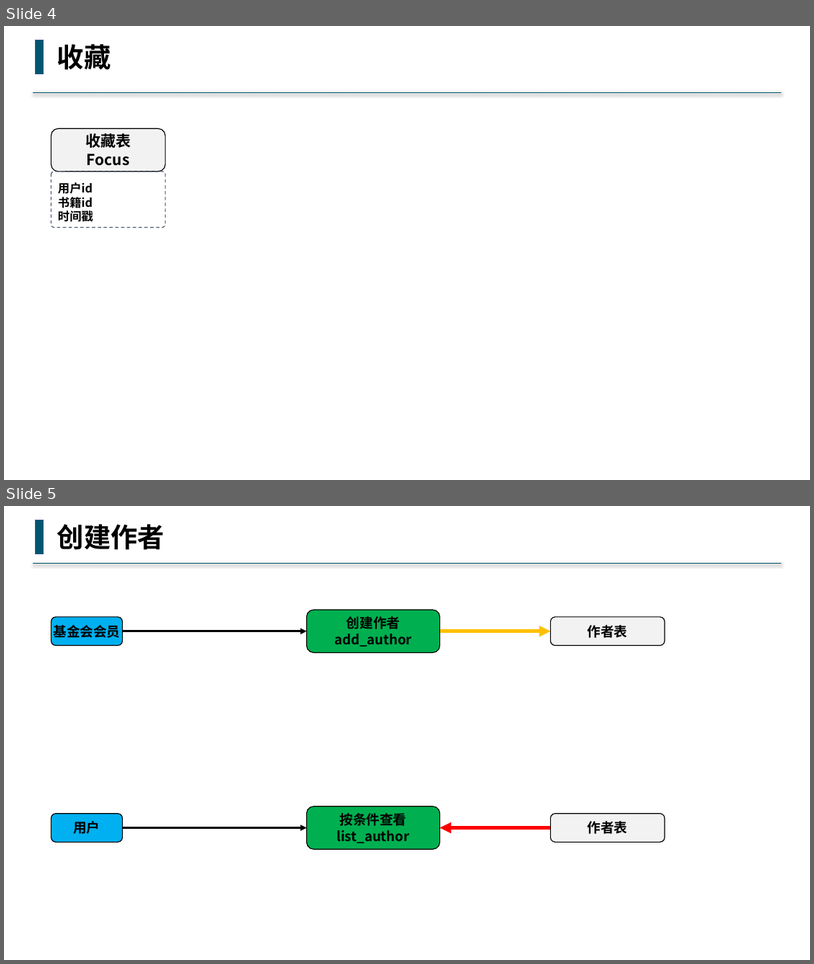
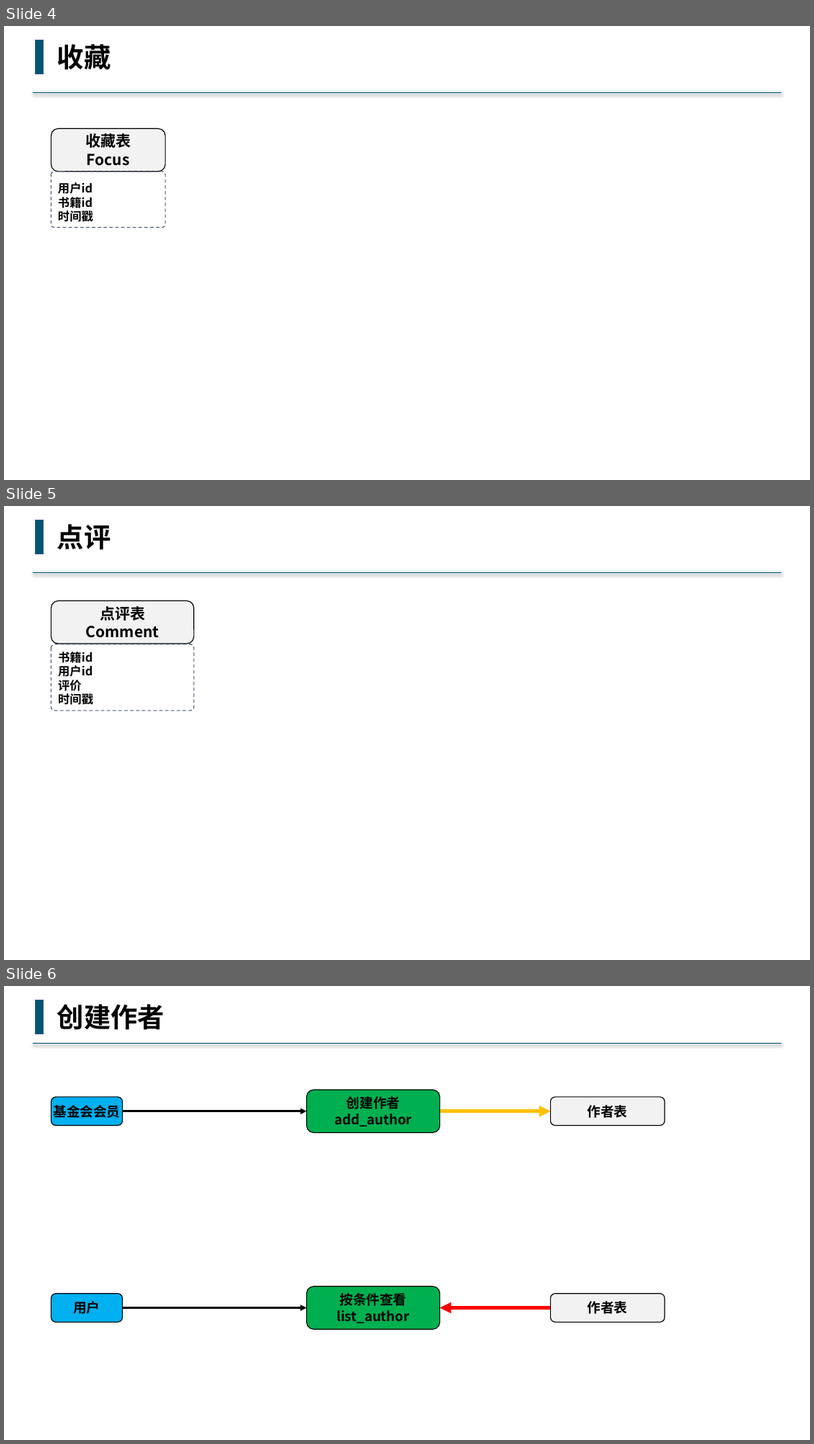
Before and after one commit to buddhachain/buddhaContract, a slide deck: doc/06.藏书阁.pptx. Shown one above the other, each under a label of ours: slides 4 and 5 before the commit, slides 4, 5 and 6 after it. The pictures are 814x964 and 814x1444 pixels, drawn with LibreOffice and Linux fonts; fonts in the diff are those of the drawing. Boxes give left, top, right and bottom in pixels: in the first picture for what was removed or moved away, otherwise in the second. Text is boxed around its words. In the diff, an @@ line names an element or a change of style, - is before the commit and + after.

```diff
--- a/doc/06.藏书阁.pptx
+++ b/doc/06.藏书阁.pptx
@@ slide 5 added at [4, 506, 810, 960], background #FFFFFF @@
@@ rectangle added at [36, 520, 44, 554], fill #00576E, outline #325491 1 pt @@
@@ text added at [57, 524, 111, 550], 32 pt, text #000000, bold @@
+点评
@@ line added from (782, 572) to (32, 572), #00576E 1.5 pt @@
@@ rounded rectangle added at [52, 601, 194, 644], fill #F2F2F2, outline #000000 1 pt, 18 pt, text #000000, bold @@
+点评表
+Comment
@@ rounded rectangle added at [52, 644, 194, 710], outline #44546A 1 pt dashed, 14 pt, text #000000, bold @@
+书籍id
+用户id
+评价
+时间戳
@@ what was slide 5 is now slide 6 @@
```
Also in this commit, not shown: 1 other slide added, 1 other file.
